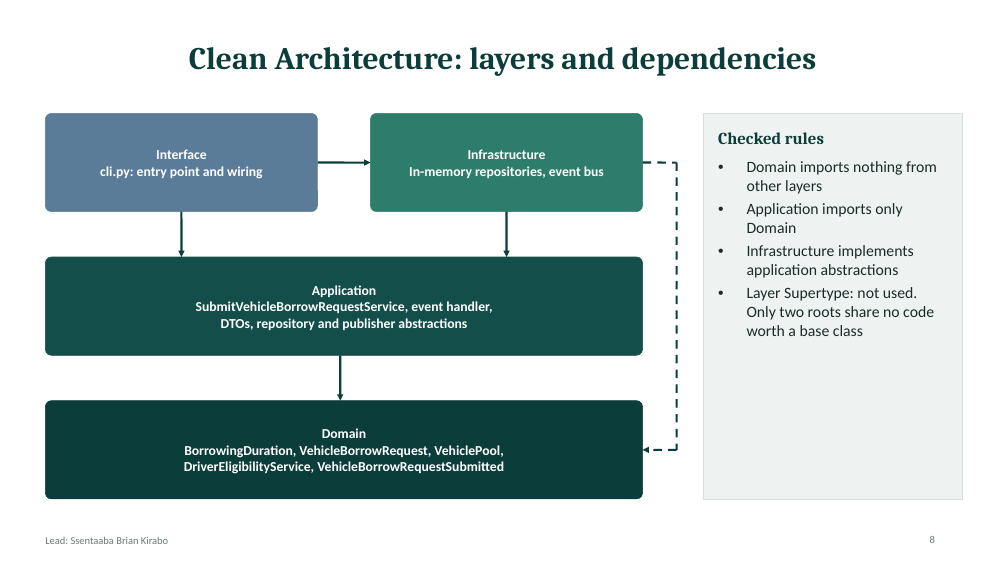
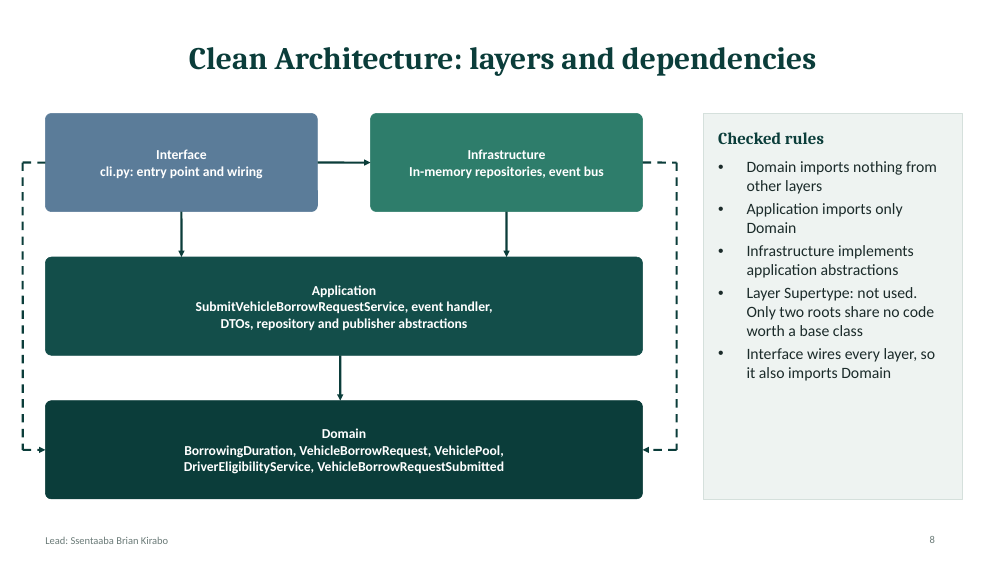
Before and after one commit to kirabo-brian/open-pool-vehicle-borrowing, a slide deck: slide 8 of Open_Pool_Vehicle_Borrowing_Slides.pptx. Drawn at 1008x567 pixels with LibreOffice and Linux fonts; fonts in the diff are those of the drawing. Boxes give left, top, right and bottom in pixels: in the first picture for what was removed or moved away, otherwise in the second. Text is boxed around its words. In the diff, an @@ line names an element or a change of style, - is before the commit and + after.

Commit message:
Replace stale files left by PR #1 and fix slide mismatches
PR #1 added the updated README, T3 test and evidence as "copy" files
beside the old ones. The old T3 test still imported from the repo root,
so only 7 of 8 tests ran. The copies now replace the originals, and
evidence/final_test_run.txt has been regenerated (8 tests, OK).

Slide fixes:
- Slide 8: add the Interface -> Domain dependency the code has
- Slides 9-10: use the real service and handler names
- Slide 3: PoolNotFound creates no request; only VehicleNotInPool
  leaves it in DRAFT
- Slides 4-6: shorter cards plus a rule-mapping strip; body sizes evened

```diff
--- a/Open_Pool_Vehicle_Borrowing_Slides.pptx
+++ b/Open_Pool_Vehicle_Borrowing_Slides.pptx
@@ line added from (23, 163) to (45, 163), #0B3D3A 2 pt dashed @@
@@ line added from (23, 163) to (23, 450), #0B3D3A 2 pt dashed @@
@@ text at bbox=[747, 348, 935, 381]: paragraph added @@
+• Interface wires every layer, so it also imports Domain
@@ arrow added from (23, 450) to (45, 450), #0B3D3A 2 pt dashed @@
```
Also in this commit, not shown: 8 other slides changed, 10 other files.
